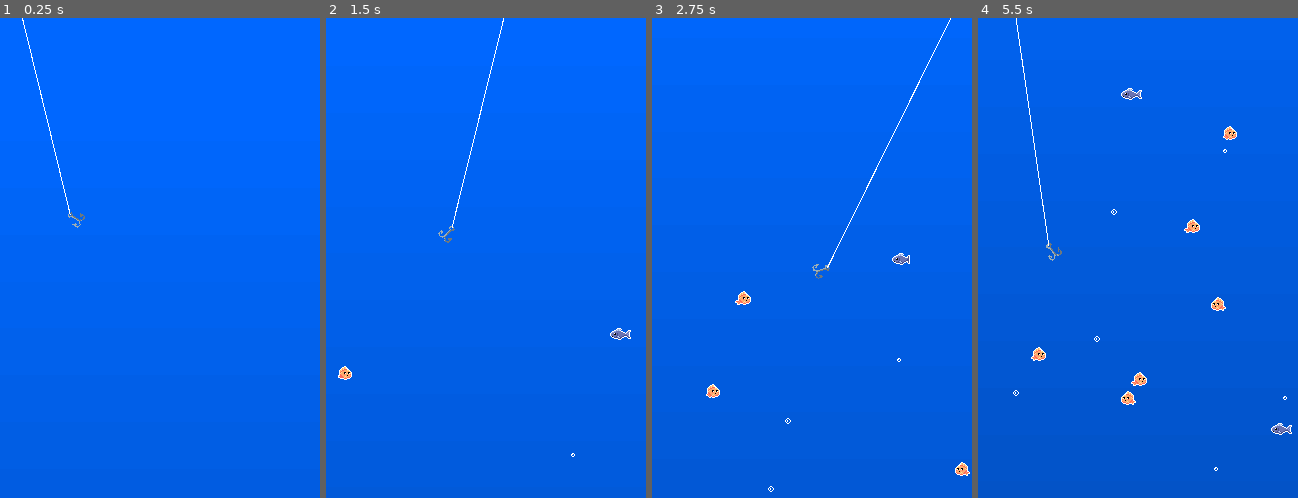
Above: before the commit, frames 1-4 (left to right).
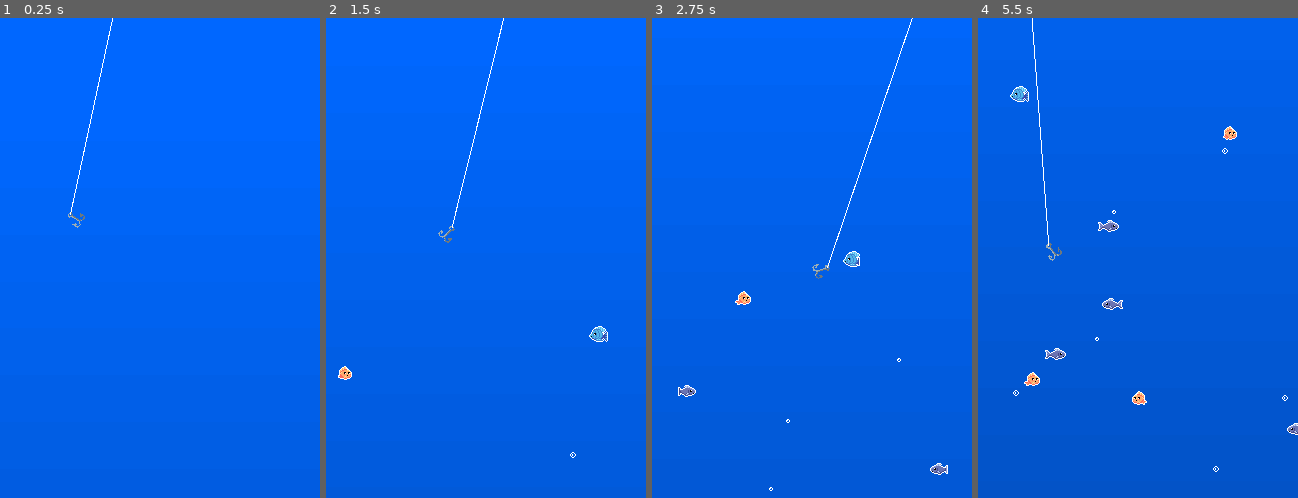
Above: after the commit, the same moments.

Repository: Maxic/fish-game
Game: Godot game, scene res://main.tscn
Two runs of this game, one before a commit and one after it. Both use one fixed random seed, a clock stepped at 60 frames per second and the inputs below.
Inputs:
- Up to frame 1 (0.25 s): no input
- Up to frame 2 (1.5 s): hold D (right) 0.53-1.28 s; hold S (down) from 1.28 s (still down)
- Up to frame 3 (2.75 s): release S (down) at 2.03 s; hold D (right) from 2.03 s (still down)
- Up to frame 4 (5.5 s): release D (right) at 2.78 s; hold W (up) 2.78-3.53 s; hold A (left) 3.53-5.03 s; hold S (down) from 5.03 s (still down)

The runs differ from the first frame. In frame 1, 0.3% of the frame differs, in the area x 6-36%, y 0-41%; in frame 2, 0.3%; in frame 3, 1.0%; in frame 4, 1.7%, in the area x 10-100%, y 0-95%.

Commit message:
add blue fish, better line

Diff:
--- /dev/null
+++ b/scenes/bluefish.tscn
@@ -0,0 +1,78 @@
+[gd_scene load_steps=12 format=3 uid="uid://bwx0n83qh2qi0"]
+
+[ext_resource type="Texture2D" uid="uid://cvguyxtdp4nef" path="res://sprite_assets/Blue.png" id="1_mtgog"]
+[ext_resource type="Script" path="res://scripts/goldfish.gd" id="1_xqivf"]
+
+[sub_resource type="AtlasTexture" id="AtlasTexture_q8iq2"]
+atlas = ExtResource("1_mtgog")
+region = Rect2(0, 0, 32, 16)
+
+[sub_resource type="AtlasTexture" id="AtlasTexture_0w8t3"]
+atlas = ExtResource("1_mtgog")
+region = Rect2(32, 0, 32, 16)
+
+[sub_resource type="AtlasTexture" id="AtlasTexture_dxv7v"]
+atlas = ExtResource("1_mtgog")
+region = Rect2(64, 0, 32, 16)
+
+[sub_resource type="AtlasTexture" id="AtlasTexture_gua41"]
+atlas = ExtResource("1_mtgog")
+region = Rect2(96, 0, 32, 16)
+
+[sub_resource type="AtlasTexture" id="AtlasTexture_6af3y"]
+atlas = ExtResource("1_mtgog")
+region = Rect2(128, 0, 32, 16)
+
+[sub_resource type="AtlasTexture" id="AtlasTexture_ohdx8"]
+atlas = ExtResource("1_mtgog")
+region = Rect2(160, 0, 32, 16)
+
+[sub_resource type="AtlasTexture" id="AtlasTexture_iu147"]
+atlas = ExtResource("1_mtgog")
+region = Rect2(192, 0, 32, 16)
+
+[sub_resource type="AtlasTexture" id="AtlasTexture_efrb7"]
+atlas = ExtResource("1_mtgog")
+region = Rect2(224, 0, 32, 16)
+
+[sub_resource type="SpriteFrames" id="SpriteFrames_a7525"]
+animations = [{
+"frames": [{
+"duration": 1.0,
+"texture": SubResource("AtlasTexture_q8iq2")
+}, {
+"duration": 1.0,
+"texture": SubResource("AtlasTexture_0w8t3")
+}, {
+"duration": 1.0,
+"texture": SubResource("AtlasTexture_dxv7v")
+}, {
+"duration": 1.0,
+"texture": SubResource("AtlasTexture_gua41")
+}, {
+"duration": 1.0,
+"texture": SubResource("AtlasTexture_6af3y")
+}, {
+"duration": 1.0,
+"texture": SubResource("AtlasTexture_ohdx8")
+}, {
+"duration": 1.0,
+"texture": SubResource("AtlasTexture_iu147")
+}, {
+"duration": 1.0,
+"texture": SubResource("AtlasTexture_efrb7")
+}],
+"loop": true,
+"name": &"default",
+"speed": 8.0
+}]
+
+[node name="Bluefish" type="Node2D"]
+script = ExtResource("1_xqivf")
+
+[node name="AnimatedSprite2D" type="AnimatedSprite2D" parent="."]
+sprite_frames = SubResource("SpriteFrames_a7525")
+autoplay = "default"
+frame_progress = 0.379245
+
+[node name="VisibleOnScreenNotifier2D" type="VisibleOnScreenNotifier2D" parent="."]
--- a/scenes/bubble.tscn
+++ b/scenes/bubble.tscn
@@ -3,13 +3,13 @@
 [ext_resource type="Script" path="res://scripts/bubble.gd" id="1_f1ymx"]
 [ext_resource type="Texture2D" uid="uid://kqcqppr2flpj" path="res://sprite_assets/Bubble - 8x8.png" id="2_pj53b"]
 
+[sub_resource type="AtlasTexture" id="AtlasTexture_7luby"]
+atlas = ExtResource("2_pj53b")
+region = Rect2(32, 0, 8, 8)
+
 [sub_resource type="AtlasTexture" id="AtlasTexture_lhaka"]
 atlas = ExtResource("2_pj53b")
 region = Rect2(24, 0, 8, 8)
-
-[sub_resource type="AtlasTexture" id="AtlasTexture_7luby"]
-atlas = ExtResource("2_pj53b")
-region = Rect2(32, 0, 8, 8)
 
 [sub_resource type="AtlasTexture" id="AtlasTexture_eyehq"]
 atlas = ExtResource("2_pj53b")
@@ -39,10 +39,10 @@
 animations = [{
 "frames": [{
 "duration": 1.0,
-"texture": SubResource("AtlasTexture_lhaka")
+"texture": SubResource("AtlasTexture_7luby")
 }, {
 "duration": 1.0,
-"texture": SubResource("AtlasTexture_7luby")
+"texture": SubResource("AtlasTexture_lhaka")
 }],
 "loop": true,
 "name": &"idle",
@@ -79,8 +79,8 @@
 sprite_frames = SubResource("SpriteFrames_ex1n5")
 animation = &"idle"
 autoplay = "idle"
-frame_progress = 0.260622
 
 [node name="VisibleOnScreenNotifier2D" type="VisibleOnScreenNotifier2D" parent="."]
+visible = false
 
 [connection signal="screen_exited" from="VisibleOnScreenNotifier2D" to="." method="_on_visible_on_screen_notifier_2d_screen_exited"]
--- a/scripts/bubble_spawner.gd
+++ b/scripts/bubble_spawner.gd
@@ -7,4 +7,5 @@
 	var bubble = bubble_scene.instantiate()
 
 	bubble.position = Vector2(randf_range(1, window_size.x-1), window_size.y + 10)
+	#bubble.scale *= [1,2][randi() %2]
 	get_parent().add_child(bubble)
--- a/scripts/fish_spawner.gd
+++ b/scripts/fish_spawner.gd
@@ -3,6 +3,7 @@
 
 @onready var goldfish_scene = preload("res://scenes/goldfish.tscn")
 @onready var greyfish_scene = preload("res://scenes/greyfish.tscn")
+@onready var bluefish_scene = preload("res://scenes/bluefish.tscn")
 @onready var window_size = get_window().size
 
 func _ready():
@@ -10,7 +11,7 @@
 
 func _on_timer_timeout():
 	var spawn_pos_x = [-10, window_size.x+10][randi() % 2]
-	var fish_scene = [goldfish_scene, greyfish_scene][randi() %2]
+	var fish_scene = [goldfish_scene, greyfish_scene, bluefish_scene][randi() %3]
 
 	var fish = fish_scene.instantiate()
 	if spawn_pos_x > 0:
--- a/scripts/line.gd
+++ b/scripts/line.gd
@@ -1,10 +1,11 @@
 extends Line2D
 
-var global_line_origin: Vector2 = Vector2(0,0)
+var global_line_origin: Vector2
 @onready var window_size = get_window().size
 
 # Called when the node enters the scene tree for the first time.
 func _ready():
+	global_line_origin = Vector2(window_size.x/2, 0)
 	add_point(to_local(global_line_origin))
 	add_point(Vector2(-2,0))
 
@@ -17,7 +18,7 @@
 	var new_x_pos
 
 	if direction.x == 0:
-		new_x_pos = lerp(global_line_origin.x, float(window_size.x/2), .01)
+		new_x_pos = lerp(global_line_origin.x, (self.global_position).x, .05)
 	else:
 		new_x_pos = global_line_origin.x + (direction.normalized().x * 3)
 
Binary file added: sprite_assets/Blue.png
Not shown, added: sprite_assets/Blue.png.import
